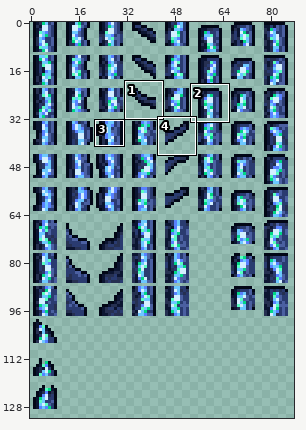
File history of a sprite sheet, Tiles/Riven/Exoskeletal_Tree.png. The first picture is a wide view before the edit; the outline marks the close-up.
Close-up. Before:
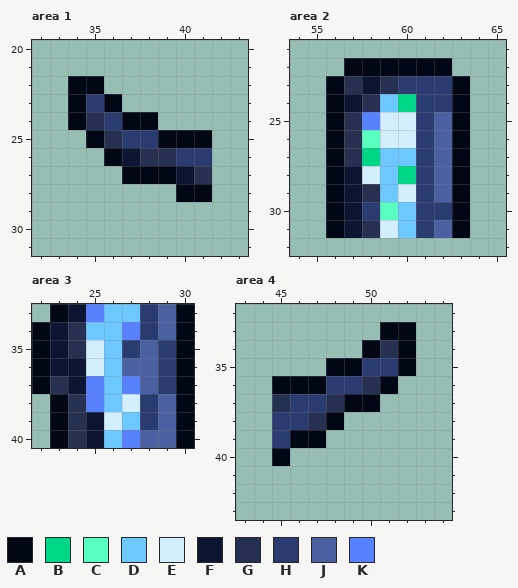
The file is 176x264 pixels, drawn in blocks of 2x2; one block is one cell here. Shown: area 1: x 32..43, y 20..31; area 2: x 54..65, y 21..32; area 3: x 22..30, y 33..40; area 4: x 43..54, y 32..43. The commit also changed other parts of the picture, which this record leaves out.
Palette (. is transparent): A #020716  B #00d786  C #58ffc0  D #6cc8ff  E #d3efff  F #0c1531  G #263051  H #2a3b70  J #4b60a1  K #5881ff
Pixels before, area 1, first column x 34:
22 AA......
23 AHA.....
24 AGHAA...
25 .AGHHAAA
26 ..AFGGHH
27 ...AAAFG
28 ......AA
Pixels before, area 2, first column x 56:
22 .AAAAAA.
23 AGFGHHHA
24 AFGDBHHA
25 AGKEEHJA
26 AGCEEHJA
27 AGBDDHJA
28 AFEDBHJA
29 AFGDEHJA
30 AFHCDHHA
31 AFGEDHJA
Pixels before, area 3, first column x 22:
33 .AFKDDHJA
34 AFGDDKHJA
35 AFGEDHJHA
36 AFFEDJJHA
37 AGFKDKJHA
38 .AGKDEHJA
39 .AGFEDHJA
40 .AGFDKJJA
Pixels before, area 4, first column x 45:
33 ......AA
34 .....AGA
35 ...AAHHA
36 AAAHHGA.
37 GHHGAA..
38 HHGA....
39 HAA.....
40 A.......
After the commit:
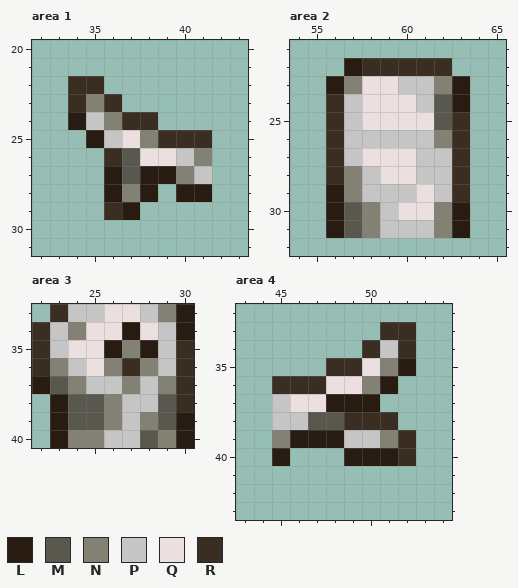
Colours new in this view: L #281c12  M #59584f  N #828174  P #c5c5c5  Q #ebdfdf  R #3a2d22
The edit:
Changed rows in their new state; - is an unchanged pixel.
Area 1:
first column x 34:
22 RR------
23 RNR-----
24 LPNRR---
25 -LPQNRRR
26 --RMQQPN
27 --LMLLNP
28 --LNL-LL
29 --RL----
Area 2:
first column x 56:
22 -LRRRRR-
23 LNQQPPNL
24 RPQQQPML
25 RPQQQQMR
26 RPPPPPNR
27 RPQQQPPR
28 RNPQQPPR
29 LNPPPQPR
30 LMNPQQNL
31 LMNPPPNL
Area 3:
first column x 22:
33 -RPPQQPNL
34 RPNQQLQPL
35 RPQQLNLPR
36 RNPQNRNPR
37 LMNPPNPNR
38 -LMMNPPMR
39 -LMMNPNML
40 -LNNPPMNL
Area 4:
first column x 45:
33 ------RR
34 -----RPR
35 ---RRQNL
36 RRRQQNL-
37 PQQLLL--
38 PPMMRRR-
39 NLLLPPNR
40 L---LLLR
Boxes around the changes in both close-ups, in picture pixels (x1, y1, x2, y2):
changed: (68, 76, 212, 220)
changed: (326, 58, 470, 238)
changed: (32, 304, 194, 448)
changed: (272, 322, 416, 466)
